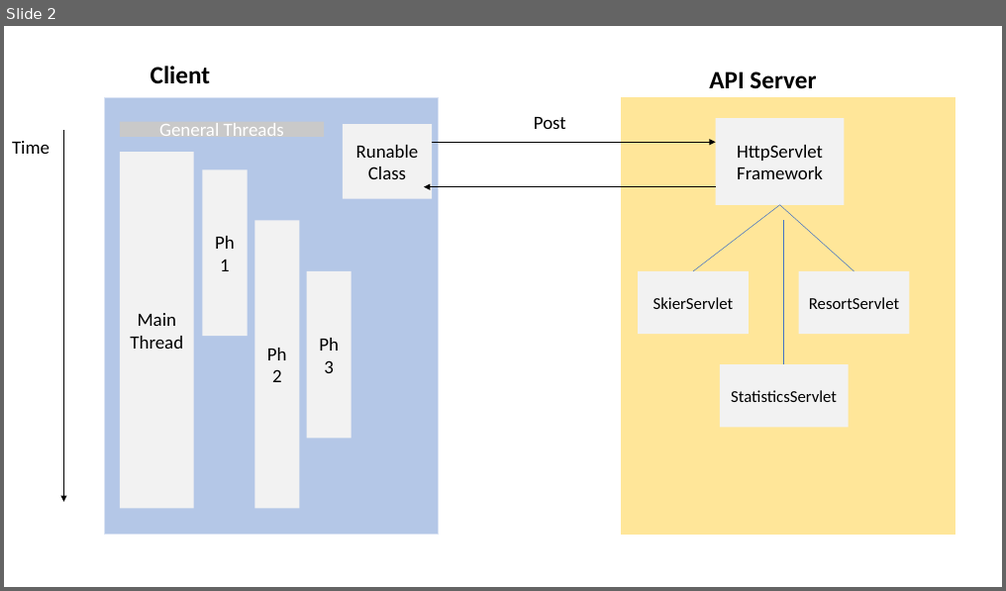
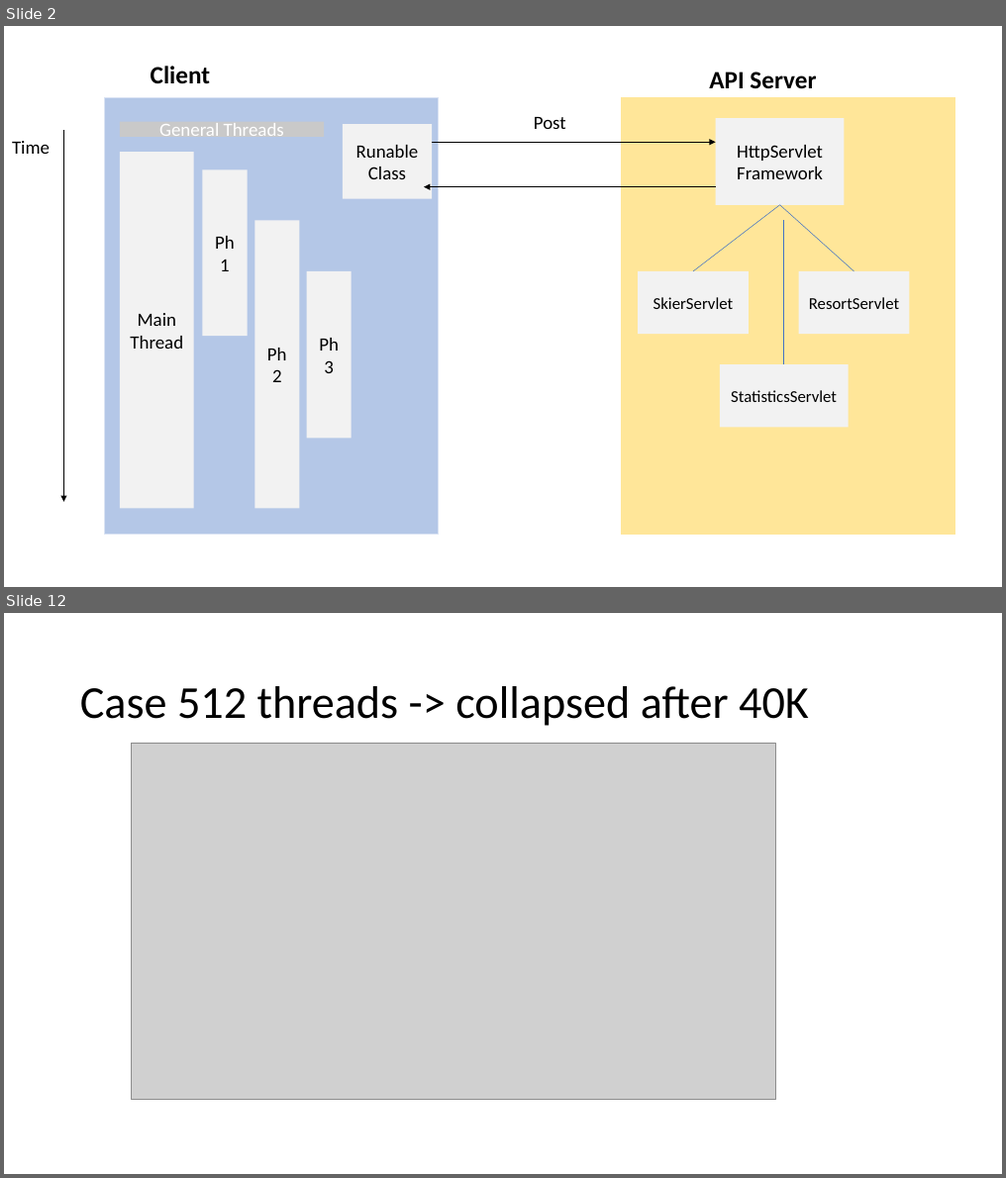
Before and after one commit to fjprobos/CS6650-Distributed-System, a slide deck: lab6/CS6650 Lab 6.pptx. Shown one above the other, each under a label of ours: slide 2 before the commit, slides 2 and 12 after it; the slides between them are not shown. The pictures are 1006x591 and 1006x1178 pixels, drawn with LibreOffice and Linux fonts; fonts in the diff are those of the drawing; grey boxes stand for pictures. Boxes give left, top, right and bottom in pixels: in the first picture for what was removed or moved away, otherwise in the second. Text is boxed around its words. In the diff, an @@ line names an element or a change of style, - is before the commit and + after.

```diff
--- a/lab6/CS6650 Lab 6.pptx
+++ b/lab6/CS6650 Lab 6.pptx
@@ slide 12 added at (x1=4, y1=613, x2=1002, y2=1174), background #FFFFFF @@
@@ text added at (x1=80, y1=686, x2=809, y2=726), 44 pt, text #000000 @@
+Case 512 threads -> collapsed after 40K
@@ picture added at (x1=132, y1=743, x2=776, y2=1100) @@
```
Also in this commit, not shown: 1 slide changed, 8 other slides added.
